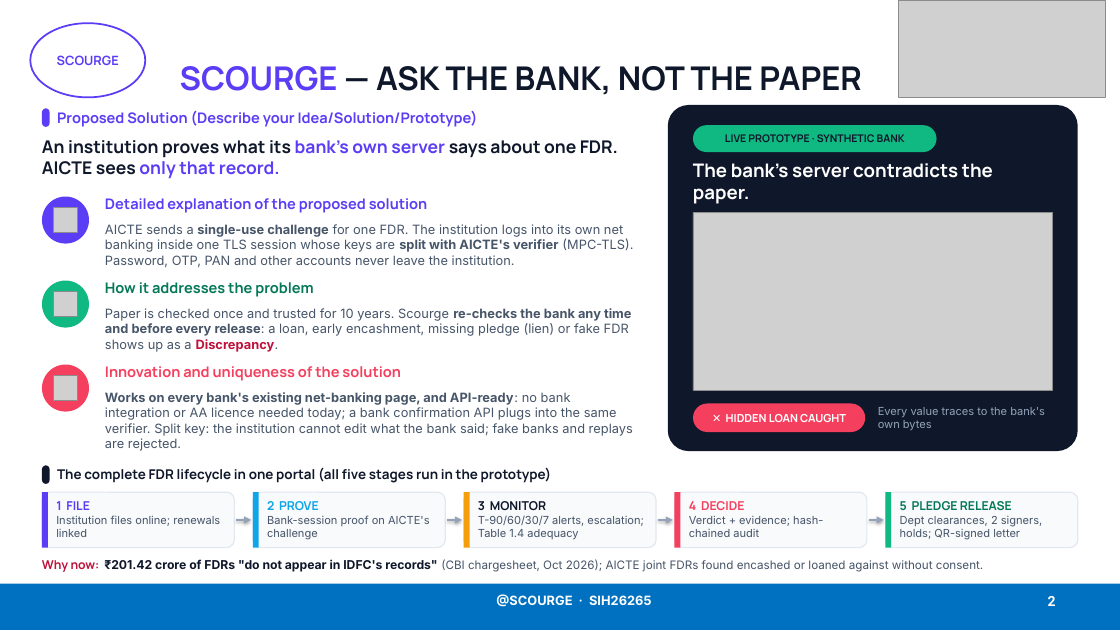
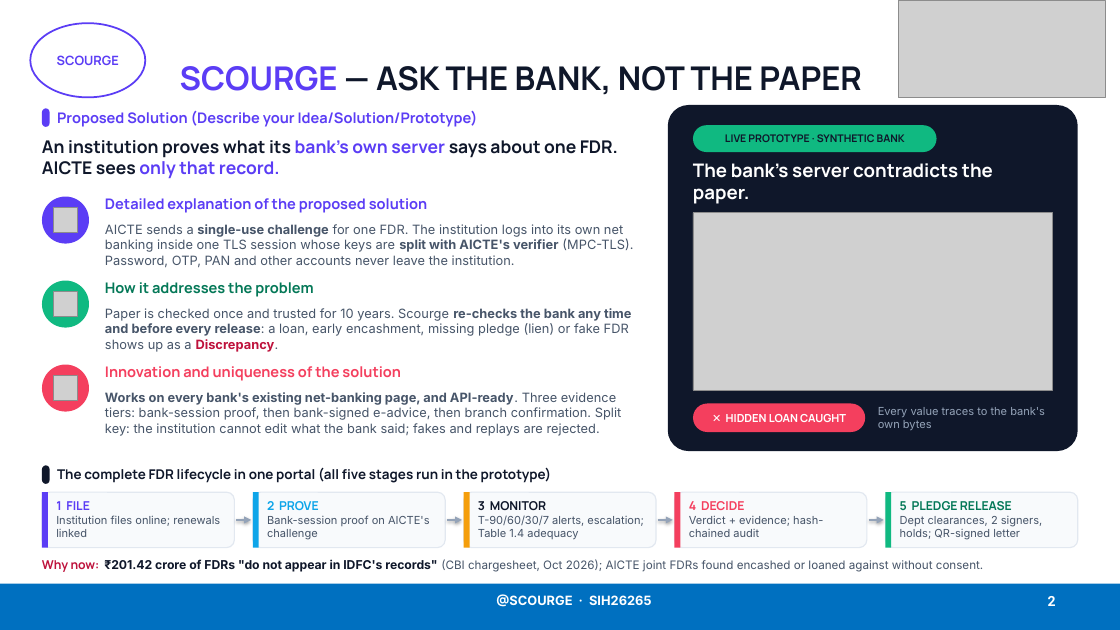
Before and after one commit to Lakki007/Arnavax-Scourge-SIH26265, a slide deck: slide 2 of docs/ppt/Scourge_SIH26265_Idea.pptx. Drawn at 1120x630 pixels with LibreOffice and Linux fonts; fonts in the diff are those of the drawing; grey boxes stand for pictures. Boxes give left, top, right and bottom in pixels: in the first picture for what was removed or moved away, otherwise in the second. Text is boxed around its words. In the diff, an @@ line names an element or a change of style, - is before the commit and + after.

```diff
--- a/docs/ppt/Scourge_SIH26265_Idea.pptx
+++ b/docs/ppt/Scourge_SIH26265_Idea.pptx
@@ text at (x1=105, y1=392, x2=622, y2=436): text changed @@
-Works on every bank's existing net-banking page, and API-ready: no bank integration or AA licence needed today; a bank confirmation API plugs into the same verifier. Split key: the institution cannot edit what the bank said; fake banks and replays are rejected.
+Works on every bank's existing net-banking page, and API-ready. Three evidence tiers: bank-session proof, then bank-signed e-advice, then branch confirmation. Split key: the institution cannot edit what the bank said; fakes and replays are rejected.
```
Also in this commit, not shown: 4 other slides changed, 33 other files.
